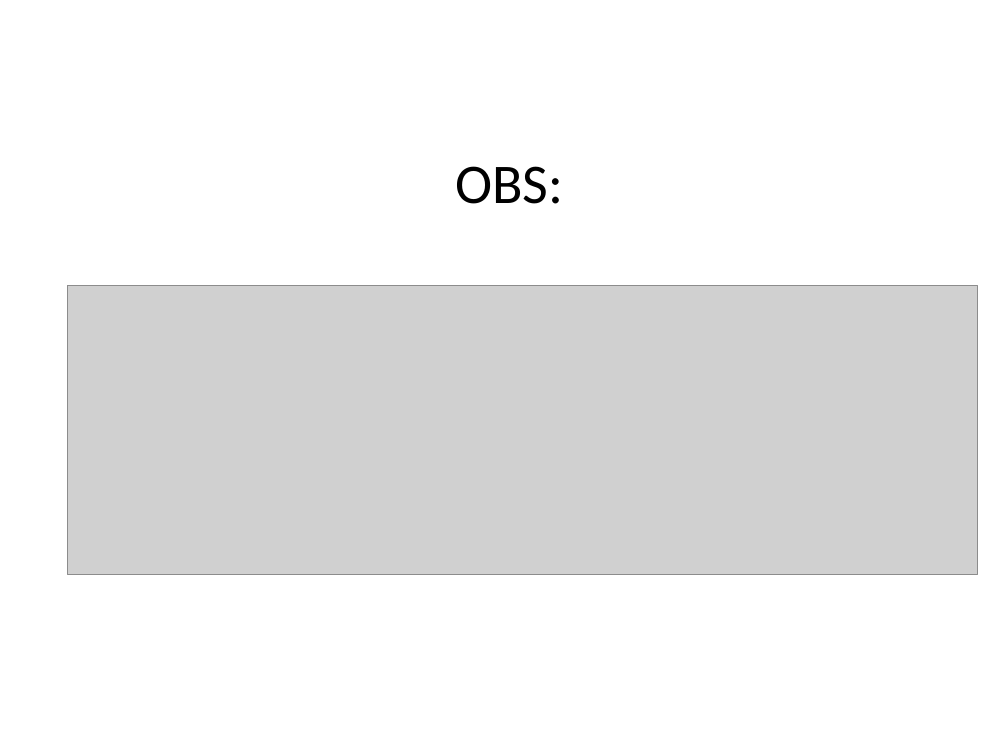
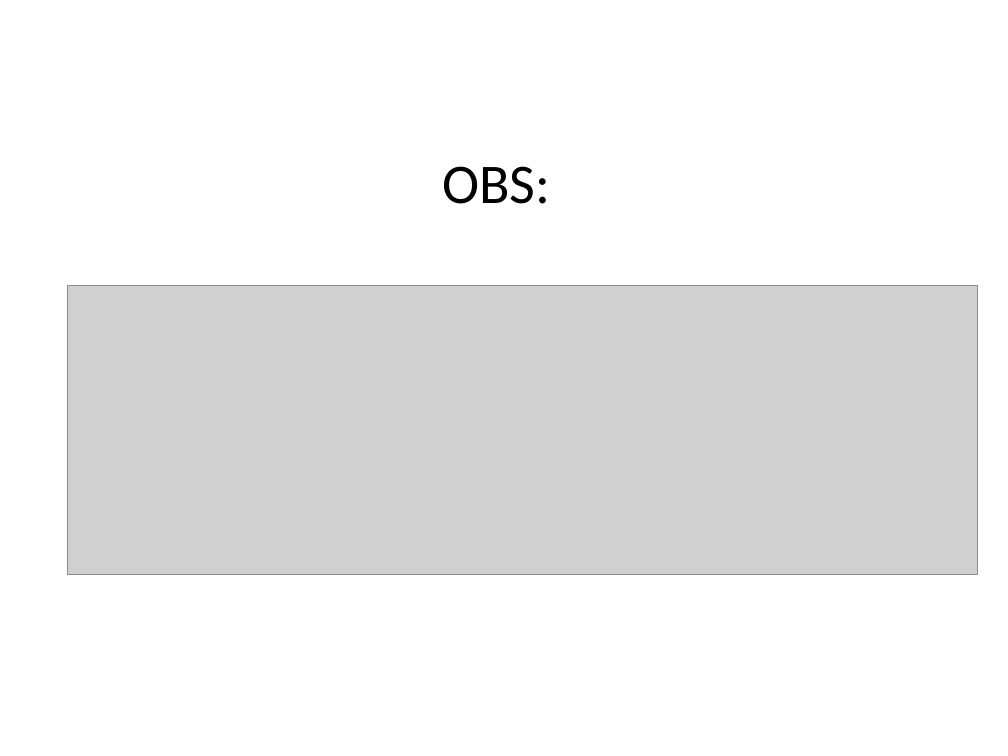
Before and after one commit to HandelSM/C-u-arduino, a slide deck: slide 3 of Céu vs C.pptx. Drawn at 1008x756 pixels with LibreOffice and Linux fonts; fonts in the diff are those of the drawing; grey boxes stand for pictures. Boxes give left, top, right and bottom in pixels: in the first picture for what was removed or moved away, otherwise in the second. Text is boxed around its words. In the diff, an @@ line names an element or a change of style, - is before the commit and + after.

```diff
--- a/Céu vs C.pptx
+++ b/Céu vs C.pptx
@@ text "OBS:": place and size @@
-text "OBS:" at bbox=[455, 166, 563, 204]
+text "OBS:" at bbox=[442, 166, 550, 204]
```
Also in this commit, not shown: 5 other slides changed.
